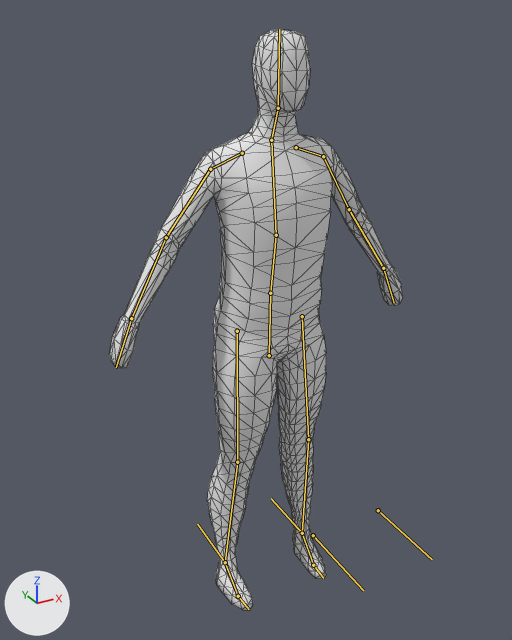
The Blender file Awful Summer Jam 19/Assets/Blend Files/Character.blend, before and after one commit.
Before and after are seen from a camera (50 mm lens) standing at (-2.18, -3.73, 4.05) and looking at (-0.07, 0.1, 2.13). The lights are fixed; the arrows at lower left show +X, +Y and +Z. The bones that bend it are drawn over the model as lines. Mesh edges are drawn as thin lines.
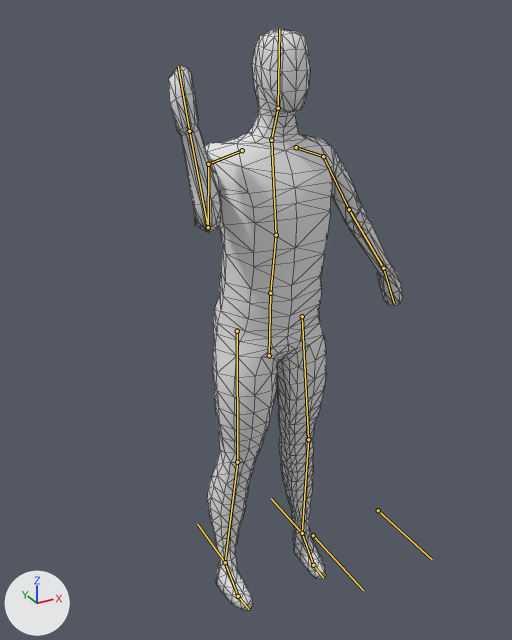
The newer file adds an action. The first version stands in its rest pose; the second is drawn at frame 1 of the action 'RightArmCut'.

Pixel boxes (x1, y1, x2, y2) of what changed, in the pictures (512 x 640 px):
'Cube', posed (20% narrower)
    before: (109, 29, 403, 611)
    after: (168, 29, 403, 611)
bone 'Shoulder.R', root to tip
    before: (242, 153) to (210, 169)
    after: (242, 150) to (208, 164)
bone 'UpArm.R', root to tip
    before: (210, 169) to (166, 237)
    after: (208, 164) to (208, 227)
bone 'LowArm.R', root to tip
    before: (166, 237) to (131, 318)
    after: (208, 227) to (189, 131)
bone 'Hand.R', root to tip
    before: (131, 318) to (116, 367)
    after: (189, 131) to (178, 66)

The edits, one by one:
Bone 'Shoulder.R' (bone_shoulder_r) moves from (0.0, 0.0, 0.0) to (0.013, -0.005, 0.0).
Bone 'Shoulder.R' (bone_shoulder_r) turns from (0, 0, 0) to (-8, 42, -9) degrees about its own x, y and z.
Bone 'UpArm.R' (bone_uparm_r) turns from (0, 0, 0) to (26, 21, 39) degrees about its own x, y and z.
Bone 'LowArm.R' (bone_lowarm_r) turns from (0, 0, 0) to (107, -7, -12) degrees about its own x, y and z.
Bone 'Hand.R' (bone_hand_r) turns from (0, 0, 0) to (18, 3, -12) degrees about its own x, y and z.
